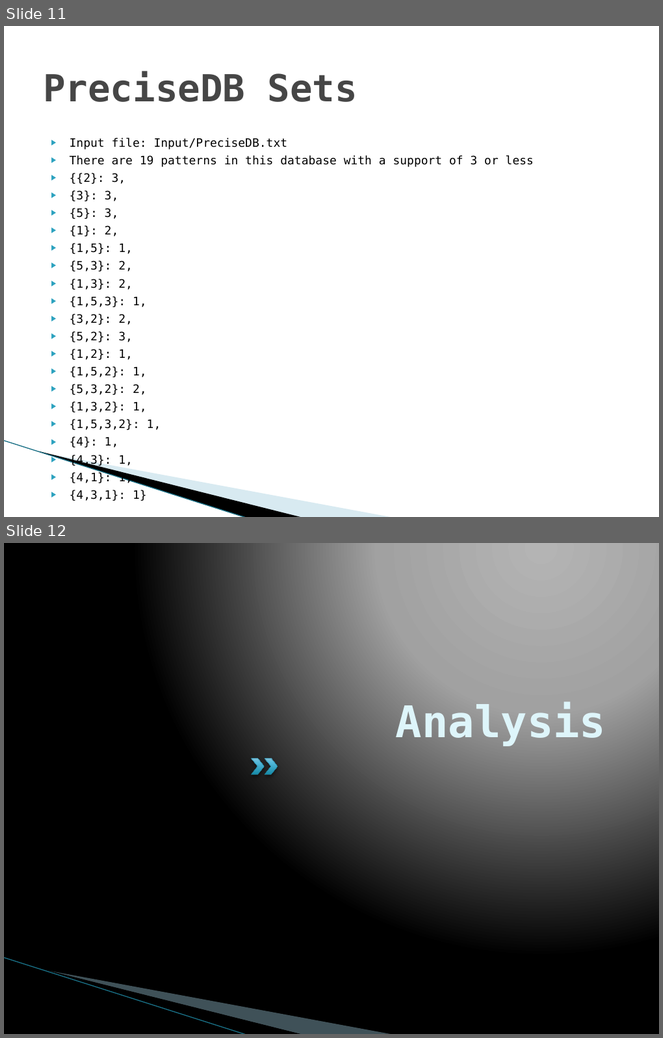
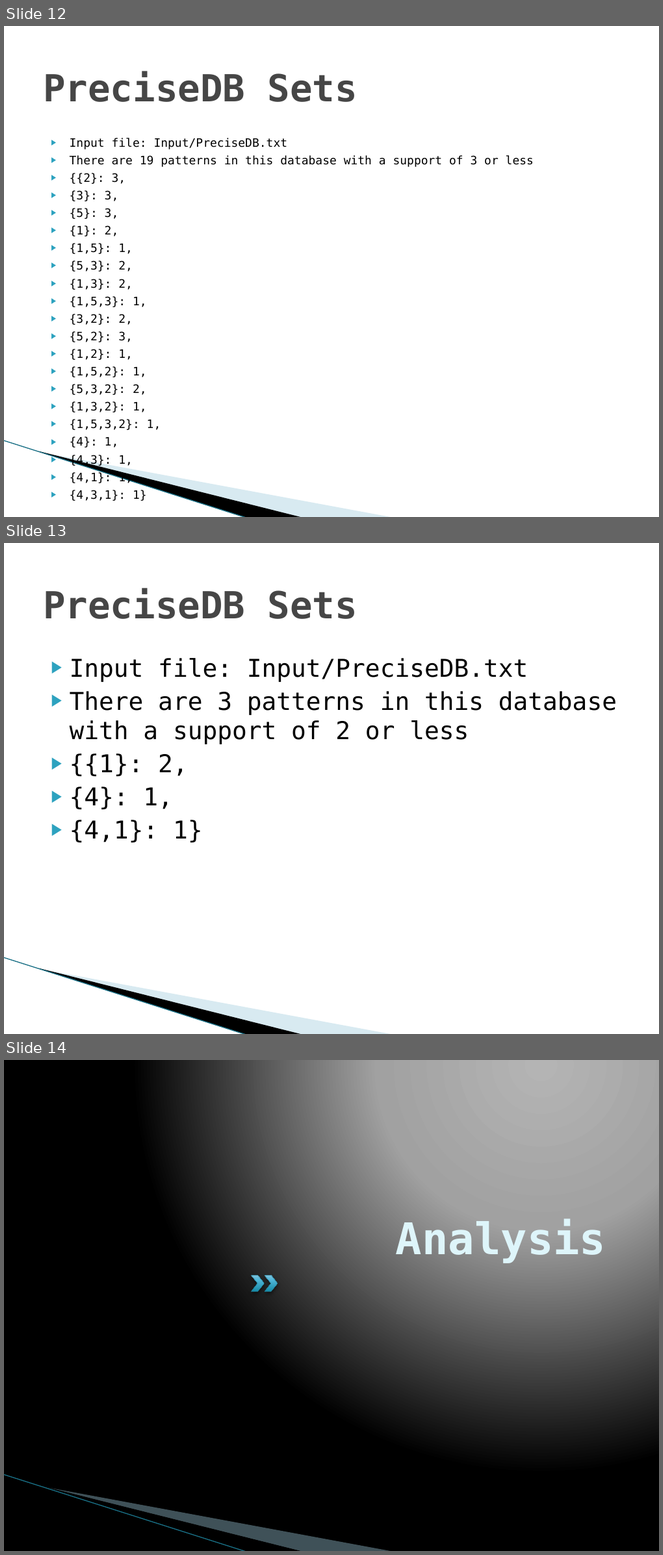
Before and after one commit to smithi35/RarePatternMining, a slide deck: Documentation/Rare Pattern Mining through Rare Pattern Growth.pptx. Shown one above the other, each under a label of ours: slides 11 and 12 before the commit, slides 12, 13 and 14 after it. The pictures are 663x1038 and 663x1555 pixels, drawn with LibreOffice and Linux fonts; fonts in the diff are those of the drawing; background and template pictures are left out. Boxes give left, top, right and bottom in pixels: in the first picture for what was removed or moved away, otherwise in the second. Text is boxed around its words. In the diff, an @@ line names an element or a change of style, - is before the commit and + after.

```diff
--- a/Documentation/Rare Pattern Mining through Rare Pattern Growth.pptx
+++ b/Documentation/Rare Pattern Mining through Rare Pattern Growth.pptx
@@ slide 13 added at [4, 543, 659, 1034], background #FFFFFF; not listed: 3 template elements that a slide beside it also shows @@
@@ title added at [43, 588, 358, 619], 41 pt, text #464646, bold @@
+PreciseDB Sets
@@ text added at [70, 658, 617, 843], 27 pt, text #000000 @@
+▶ Input file: Input/PreciseDB.txt
+▶ There are 3 patterns in this database with a support of 2 or less
+▶ {{1}: 2,
+▶ {4}: 1,
+▶ {4,1}: 1}
@@ what was slide 11 is now slide 12 @@
@@ what was slide 12 is now slide 14 @@
```
Also in this commit, not shown: 4 slides changed, 3 other slides added, 2 slides removed, 43 other files.
